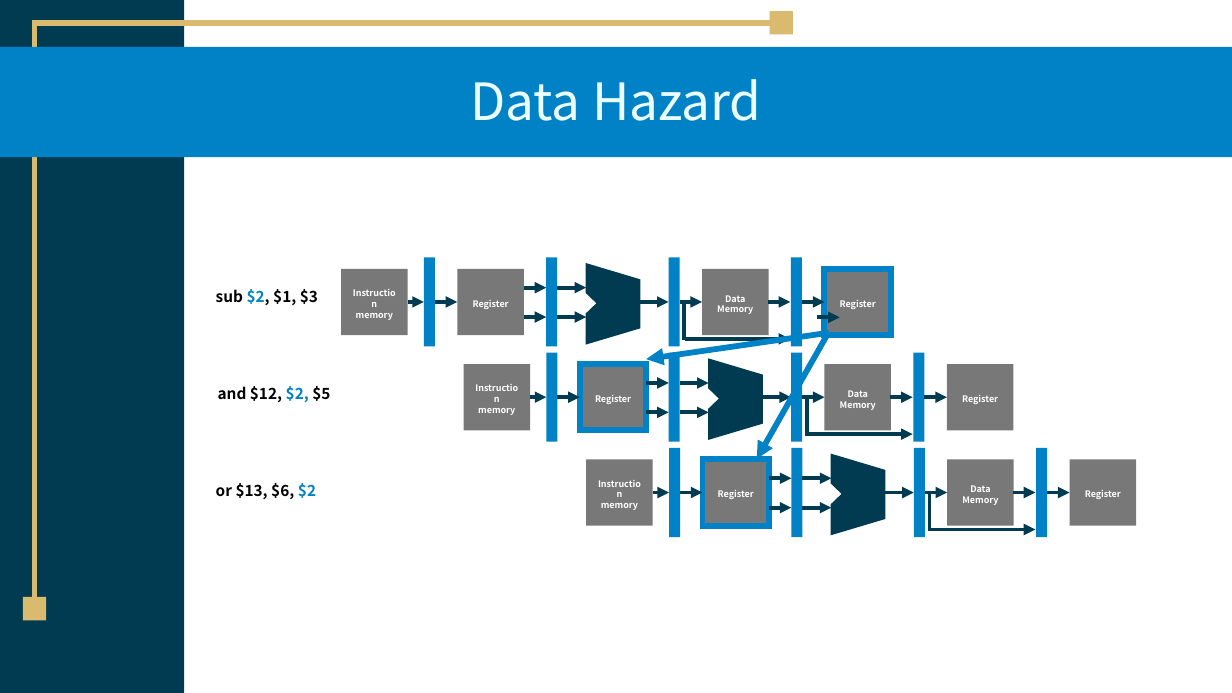
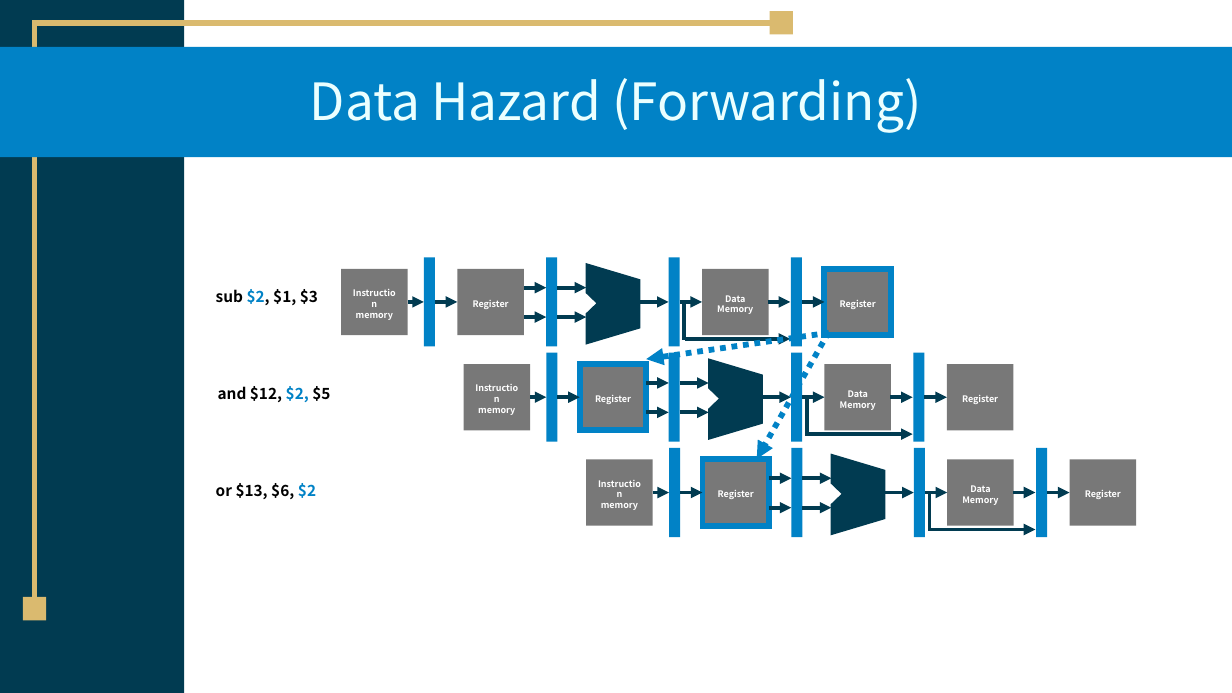
Before and after one commit to TikaWorld/EZ-Study, a slide deck: slide 14 of ComputerOrganization/Chapter4.pptx. Drawn at 1232x693 pixels with LibreOffice and Linux fonts; fonts in the diff are those of the drawing. Boxes give left, top, right and bottom in pixels: in the first picture for what was removed or moved away, otherwise in the second. Text is boxed around its words. In the diff, an @@ line names an element or a change of style, - is before the commit and + after.

Commit message:
Update Hazard and Solutions

```diff
--- a/ComputerOrganization/Chapter4.pptx
+++ b/ComputerOrganization/Chapter4.pptx
@@ title at (x1=310, y1=78, x2=922, y2=133): text changed @@
-Data Hazard
+Data Hazard (Forwarding)
@@ arrow removed from (818, 317) to (840, 317) @@
@@ arrow (829, 333) - (646, 360): stroke #0182C6 4.5 pt to #0182C6 4.5 pt dashed @@
@@ arrow (829, 332) - (757, 459): stroke #0182C6 4.5 pt to #0182C6 4.5 pt dashed @@
```
Also in this commit, not shown: 2 other slides changed, 7 slides added.
